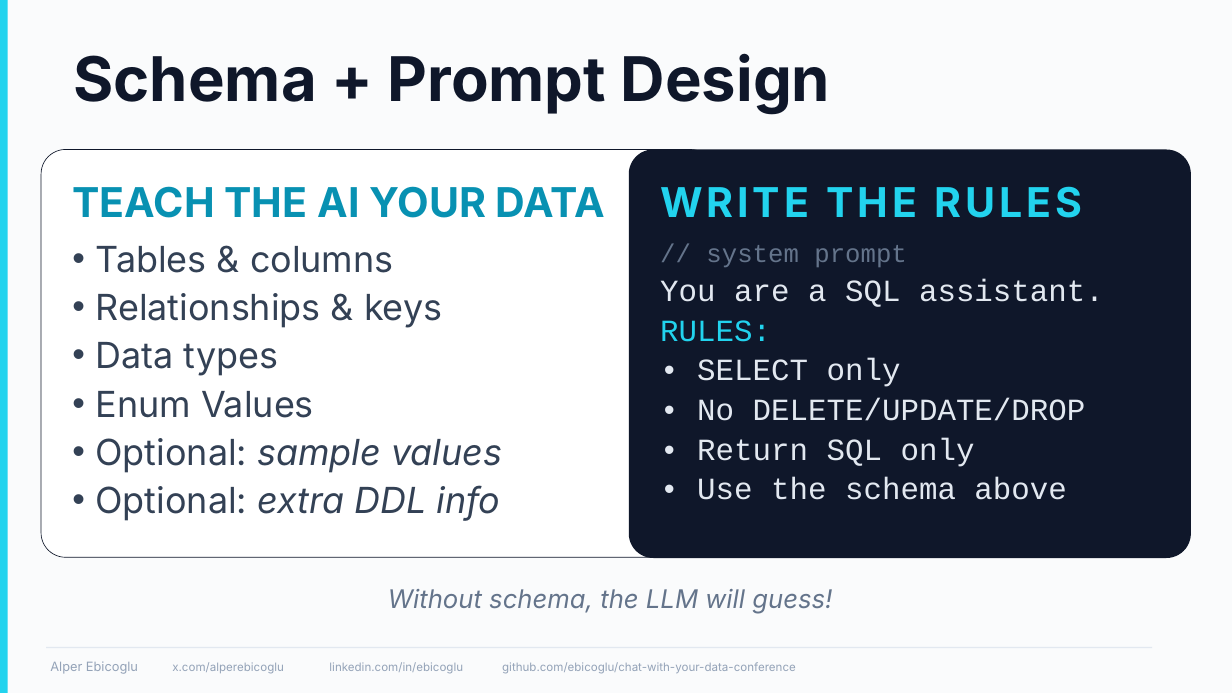
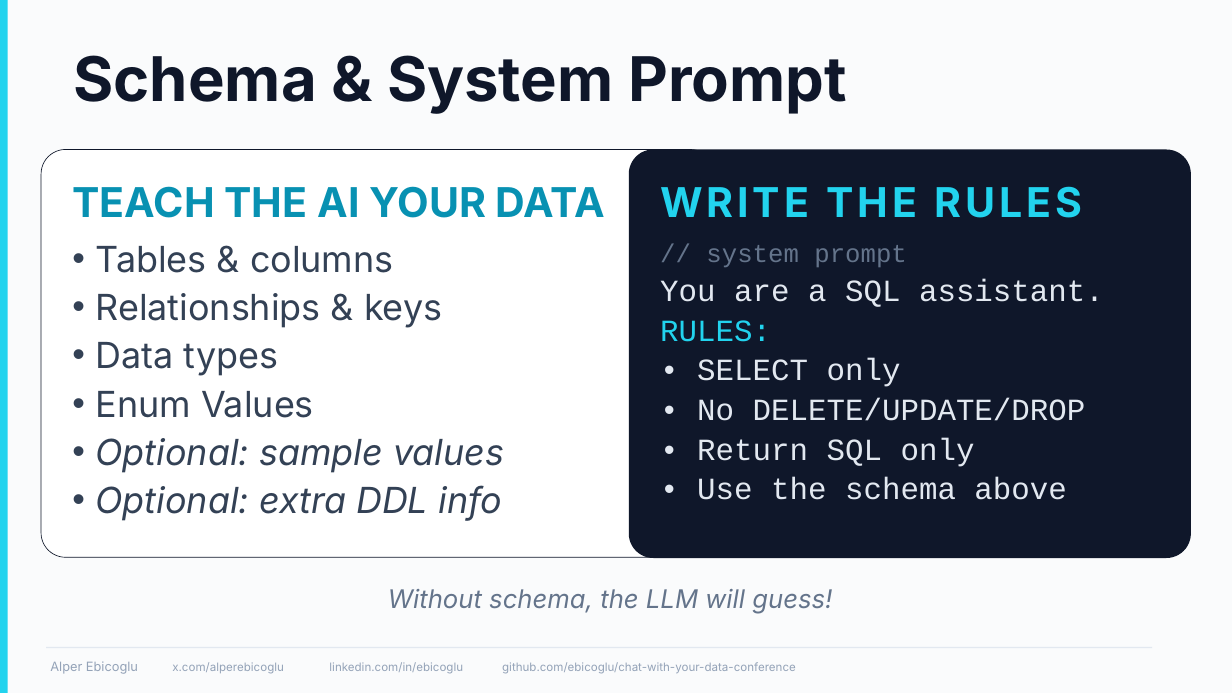
Before and after one commit to ebicoglu/chat-with-your-data-conference, a slide deck: slide 10 of Presentation.pptx (slide 8 before the commit). Drawn at 1232x693 pixels with LibreOffice and Linux fonts; fonts in the diff are those of the drawing; background and template pictures are left out. Boxes give left, top, right and bottom in pixels: in the first picture for what was removed or moved away, otherwise in the second. Text is boxed around its words. In the diff, an @@ line names an element or a change of style, - is before the commit and + after.

```diff
--- a/Presentation.pptx
+++ b/Presentation.pptx
@@ title at <box>73,55,847,114</box>: text changed @@
-Schema + Prompt Design
+Schema & System Prompt
@@ text in rounded rectangle at <box>96,438,504,521</box>: italic on in "Optional:", "Optional:" @@
```
Also in this commit, not shown: 4 other slides changed, 2 slides added.
